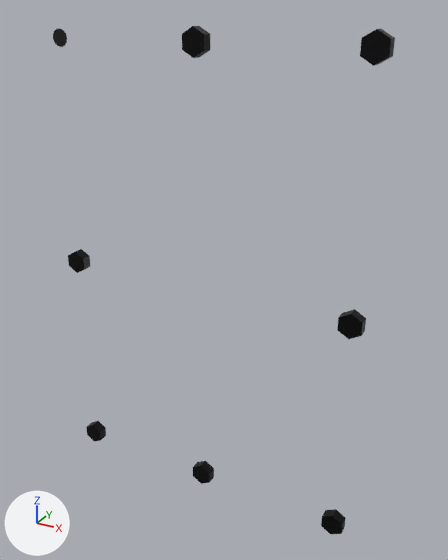
Renders of the glTF model models/gearbox/cover_bolts_missing.glb from each side of a commit.
Both versions are drawn from a 50 mm lens placed at (-1.106, -1.487, 0.346), pointed at (-1.475, -0.817, 0.011). Every picture has the same lights, and +X, +Y and +Z are marked at lower left. The first picture is the older version. Vertices at exactly the same position are counted once.

The first picture shows 'cover_bolts_missing'.
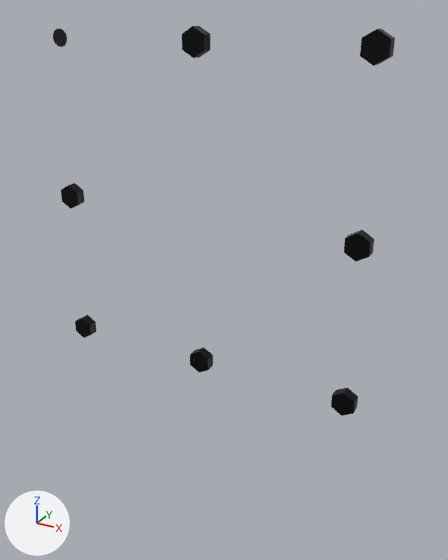
The newer file is also turned or shifted as a whole; pictures and numbers use the older file's frame.

The change, as JSON lines over the scene's bpy script:
```json
{"block": "me_cylinder_033", "where": "# used by ob_cover_bolts_missing; location = (-1.71, -0.837, -0.31)"}
{"op": "remove", "block": "me_cylinder_033", "code": "me_cylinder_033.from_pydata(...)  # 180 vertices, 328 faces; spans x -0.015..0.435, y -0.007..0.007, z -0.017..0.637"}
{"op": "add", "block": "me_cylinder_033", "code": "me_cylinder_033.from_pydata(...)  # 180 vertices, 328 faces; spans x -0.015..0.435, y -0.007..0.007, z 0.183..0.637"}
{"block": "me_cylinder_033", "change": "me_cylinder_033 part 1: the loose piece of 12 vertices spanning x -0.015..0.015, y -0.007..0.007, z -0.017..0.017 is turned -180 degrees about the x axis through its middle, then moved by (0.0, 0.0, 0.2)"}
{"block": "me_cylinder_033", "change": "me_cylinder_033 part 2: the loose piece of 12 vertices spanning x 0.195..0.225, y -0.007..0.007, z -0.017..0.017 is turned -180 degrees about the x axis through its middle, then moved by (0.0, 0.0, 0.2)"}
{"block": "me_cylinder_033", "change": "me_cylinder_033 part 3: the loose piece of 12 vertices spanning x 0.195..0.225, y -0.007..0.007, z 0.603..0.637 is turned -180 degrees about the x axis through its middle"}
{"block": "me_cylinder_033", "change": "me_cylinder_033 part 4: the loose piece of 12 vertices spanning x 0.405..0.435, y -0.007..0.007, z -0.017..0.017 is turned -180 degrees about the x axis through its middle, then moved by (0.0, 0.0, 0.2)"}
{"block": "me_cylinder_033", "change": "me_cylinder_033 part 5: the loose piece of 12 vertices spanning x 0.405..0.435, y -0.007..0.007, z 0.603..0.637 is turned -180 degrees about the x axis through its middle"}
{"block": "me_cylinder_033", "change": "me_cylinder_033 part 6: the loose piece of 12 vertices spanning x -0.015..0.015, y -0.007..0.007, z 0.293..0.327 is turned -180 degrees about the x axis through its middle, then moved by (0.0, 0.0, 0.1)"}
{"block": "me_cylinder_033", "change": "me_cylinder_033 part 7: the loose piece of 12 vertices spanning x 0.405..0.435, y -0.007..0.007, z 0.293..0.327 is turned -180 degrees about the x axis through its middle, then moved by (0.0, 0.0, 0.1)"}
{"block": "me_cylinder_033", "change": "me_cylinder_033 part 8: the loose piece of 96 vertices spanning x -0.011..0.011, y 0.005..0.007, z 0.609..0.631 is turned -180 degrees about the x axis through its middle"}
```

Pixel boxes (x1, y1, x2, y2) of what changed, in the pictures (448 x 560 px; the box of a moved part takes in the faces that stretch with it):
```json
{"object": "cover_bolts_missing", "change": "reshaped", "before": [53, 26, 395, 534], "after": [53, 26, 395, 416], "on screen": "23% shorter"}
{"part": 1, "of": "me_cylinder_033", "change": "moved or reshaped", "before": [86, 421, 106, 442], "after": [75, 315, 96, 338]}
{"part": 2, "of": "me_cylinder_033", "change": "moved or reshaped", "before": [193, 461, 214, 484], "after": [190, 347, 213, 373]}
{"part": 3, "of": "me_cylinder_033", "change": "moved or reshaped", "before": [182, 26, 210, 58], "after": [182, 26, 210, 58]}
{"part": 4, "of": "me_cylinder_033", "change": "moved or reshaped", "before": [321, 509, 346, 534], "after": [331, 388, 358, 416]}
{"part": 5, "of": "me_cylinder_033", "change": "moved or reshaped", "before": [360, 29, 395, 66], "after": [360, 29, 395, 66]}
{"part": 6, "of": "me_cylinder_033", "change": "moved or reshaped", "before": [68, 249, 90, 273], "after": [61, 183, 84, 209]}
{"part": 7, "of": "me_cylinder_033", "change": "moved or reshaped", "before": [337, 309, 366, 339], "after": [344, 230, 374, 261]}
{"part": 8, "of": "me_cylinder_033", "change": "moved or reshaped", "before": [53, 29, 67, 47], "after": [53, 29, 67, 47]}
```
